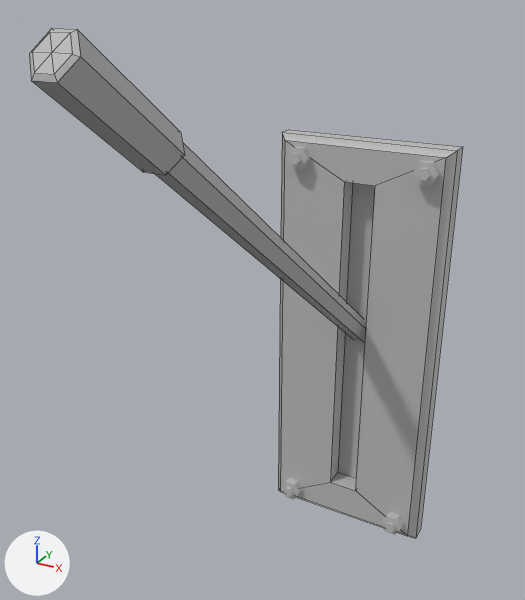
The FBX model UVMapped/Lever.fbx, before and after one commit.
Before and after are seen from a 50 mm camera at (0.574, -1.517, 0.829) aimed at (-0.046, -0.39, 0.265). The axes (+X, +Y, +Z) are drawn at lower left. The lights are the same throughout. Mesh edges are drawn as thin lines on the coarser meshes. Where no turn or scale is listed for an object, it has been applied to the vertices.

In view in the first picture: 'Bolts1', 'LEver', 'sPAK'.
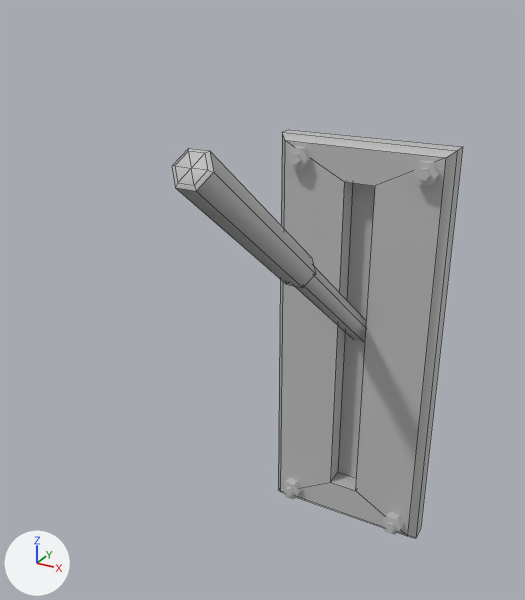
Scene script edits in JSON lines:
```json
{"block": "me_mesh_001", "where": "me_mesh_001.from_pydata(...)  # 31 vertices, 30 faces; spans x -0.036..0.036, y -1.012..0.015, z -0.019..0.782"}
{"block": "me_mesh_001", "where": "# used by ob_spak; location = (0.0, 0.07, 0.0)"}
{"block": "me_mesh_001", "change": "me_mesh_001 part 1: all 13 vertices in x -0.036..0.036, y -1.012..-0.975, z 0.733..0.782 are moved by (0.0, 0.245, -0.172)"}
{"block": "me_mesh_001", "change": "me_mesh_001 part 2: all 12 vertices in x -0.036..0.036, y -0.836..-0.798, z 0.599..0.648 are moved by (0.0, 0.42, -0.311)"}
```

Boxes [x1, y1, x2, y2] around the edits, measured in the pictures (525 x 600 px; the box of a moved part takes in the faces that stretch with it):
```json
{"object": "sPAK", "change": "reshaped", "before": [29, 29, 366, 342], "after": [172, 148, 366, 342], "on screen": "42% narrower, 38% shorter"}
{"part": 1, "of": "me_mesh_001", "change": "moved or reshaped", "before": [29, 29, 81, 83], "after": [172, 148, 214, 191]}
{"part": 2, "of": "me_mesh_001", "change": "moved or reshaped", "before": [32, 30, 366, 338], "after": [176, 151, 366, 338]}
```
